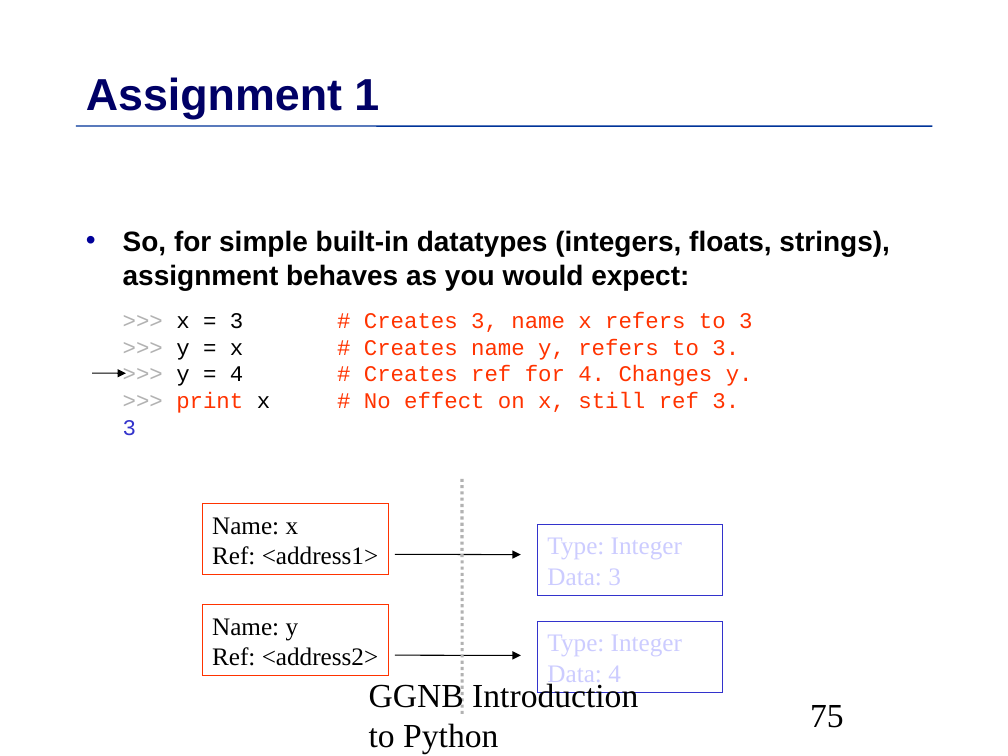
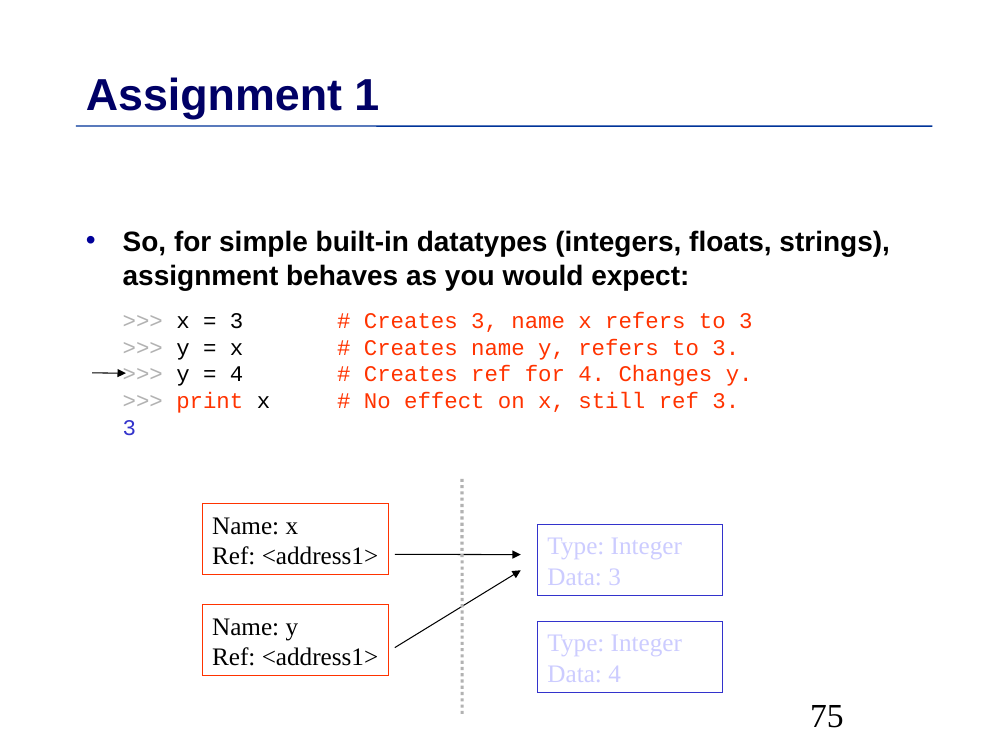
Before and after one commit to MPIDS/Python-Course, a slide deck: slide 75 of 01-basics/Talk/Python-Introduction.odp. Drawn at 1008x756 pixels with LibreOffice and Linux fonts; fonts in the diff are those of the drawing. Boxes give left, top, right and bottom in pixels: in the first picture for what was removed or moved away, otherwise in the second. Text is boxed around its words. In the diff, an @@ line names an element or a change of style, - is before the commit and + after.

```diff
--- a/01-basics/Talk/Python-Introduction.odp
+++ b/01-basics/Talk/Python-Introduction.odp
@@ arrow moved from (395, 655) - (521, 655) to (395, 647) - (521, 571) @@
@@ text in rectangle at [212, 647, 378, 666]: text changed @@
-Ref: <address2>
+Ref: <address1>
@@ text removed at [369, 680, 638, 754] @@
-GGNB Introduction to Python
```
Also in this commit, not shown: 101 other slides changed, 2 slides added, 2 slides removed.
